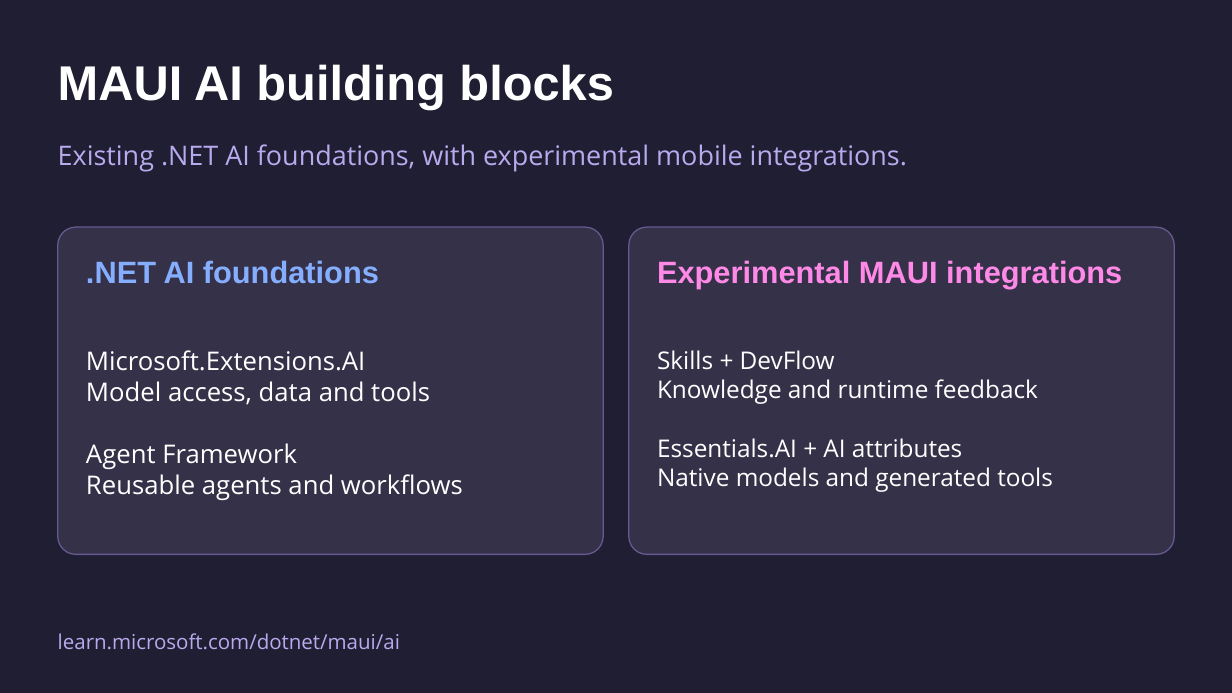
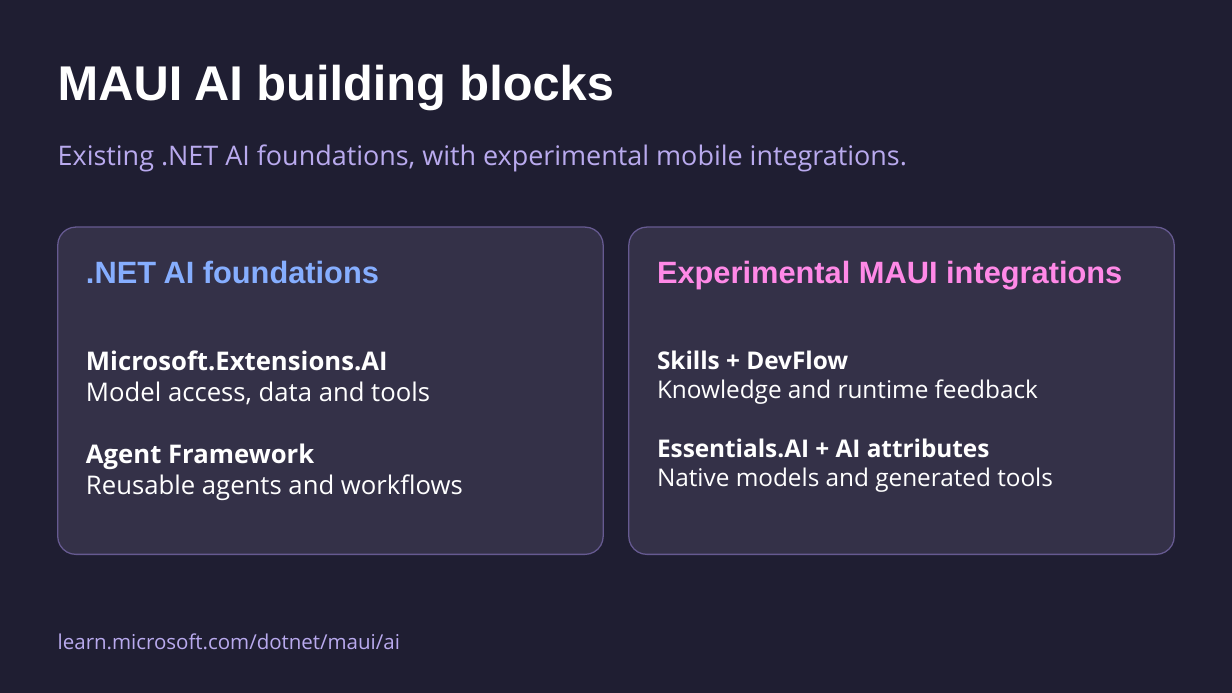
Before and after one commit to mattleibow/dotnetconf2026, a slide deck: slide 3 of slides.pptx. Drawn at 1232x693 pixels with LibreOffice and Linux fonts; fonts in the diff are those of the drawing. Boxes give left, top, right and bottom in pixels: in the first picture for what was removed or moved away, otherwise in the second. Text is boxed around its words. In the diff, an @@ line names an element or a change of style, - is before the commit and + after.

```diff
--- a/slides.pptx
+++ b/slides.pptx
@@ text at <box>86,350,388,469</box>: bold on in "Microsoft.Extensions.AI", "Agent Framework" @@
@@ text at <box>657,350,990,458</box>: bold on in "Skills + DevFlow", "Essentials.AI + AI attributes" @@
```
Also in this commit, not shown: 14 other slides changed.
